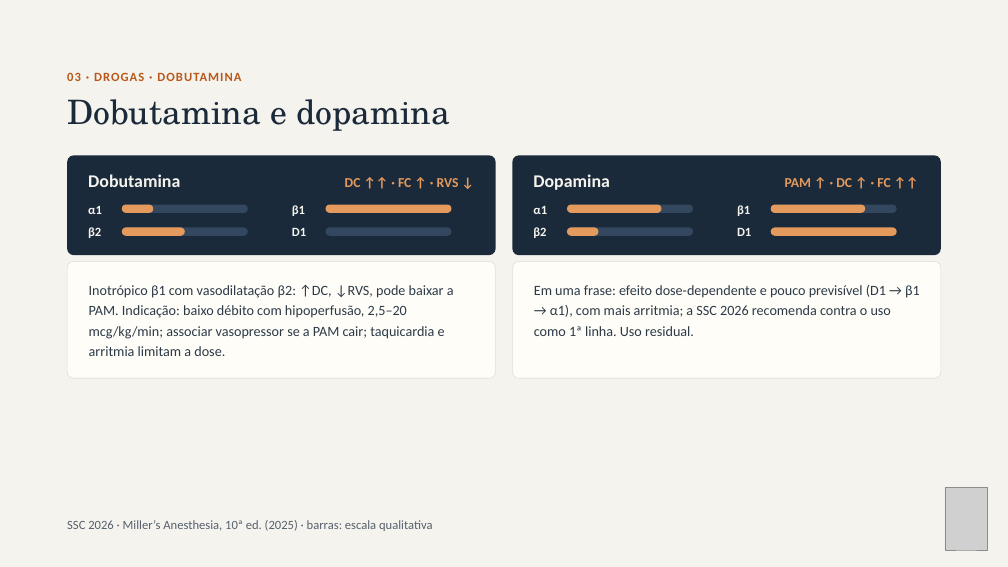
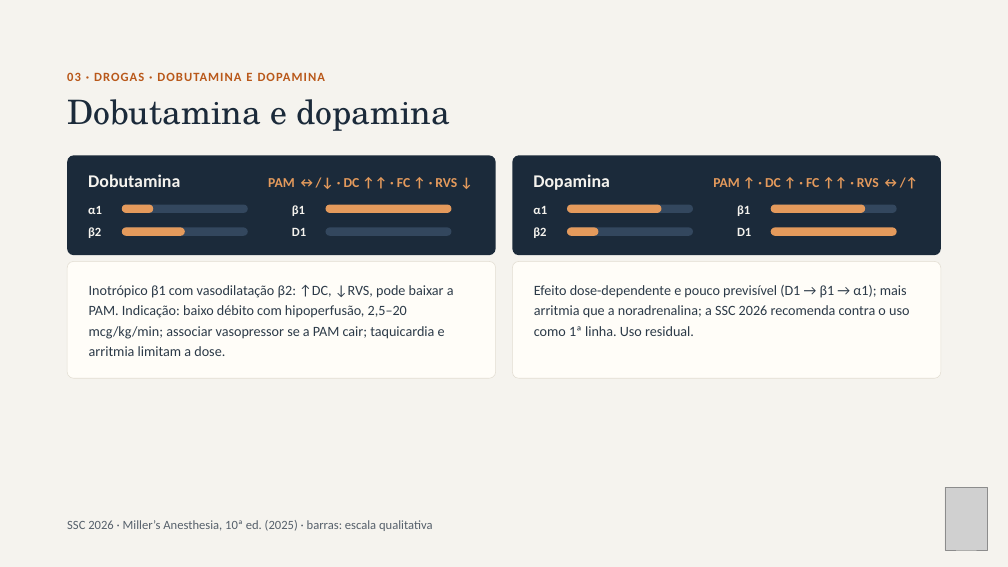
Before and after one commit to brunomoraesdubois-bit/Bruno, a slide deck: slide 8 of apresentacao/Aminas_Vasoativas.pptx. Drawn at 1008x567 pixels with LibreOffice and Linux fonts; fonts in the diff are those of the drawing; grey boxes stand for pictures. Boxes give left, top, right and bottom in pixels: in the first picture for what was removed or moved away, otherwise in the second. Text is boxed around its words. In the diff, an @@ line names an element or a change of style, - is before the commit and + after.

```diff
--- a/apresentacao/Aminas_Vasoativas.pptx
+++ b/apresentacao/Aminas_Vasoativas.pptx
@@ text at (67, 72, 325, 81): text changed @@
-03 · DROGAS · DOBUTAMINA
+03 · DROGAS · DOBUTAMINA E DOPAMINA
@@ text at (268, 178, 457, 187): text changed @@
-DC ↑↑ · FC ↑ · RVS ↓
+PAM ↔/↓ · DC ↑↑ · FC ↑ · RVS ↓
@@ text at (713, 178, 879, 187): text changed @@
-PAM ↑ · DC ↑ · FC ↑↑
+PAM ↑ · DC ↑ · FC ↑↑ · RVS ↔/↑
@@ text at (534, 285, 909, 336): text changed @@
-Em uma frase: efeito dose-dependente e pouco previsível (D1 → β1 → α1), com mais arritmia; a SSC 2026 recomenda contra o uso como 1ª linha. Uso residual.
+Efeito dose-dependente e pouco previsível (D1 → β1 → α1); mais arritmia que a noradrenalina; a SSC 2026 recomenda contra o uso como 1ª linha. Uso residual.
```
Also in this commit, not shown: 22 other slides changed, 44 other files.
